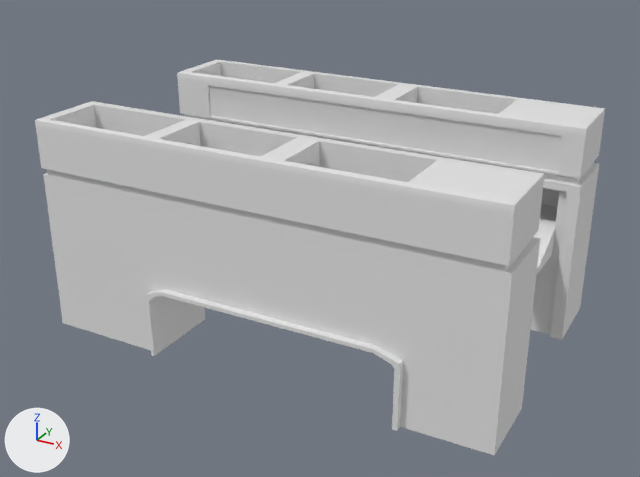
An edit to the FBX model Assets/Models/Building10.fbx, drawn before and after from the same camera.
Before and after are seen from a camera (50 mm lens) standing at (29.8, -56.3, 30.0) and looking at (-0.4, -1.4, 2.5). The lights are fixed; the arrows at lower left show +X, +Y and +Z. The first picture is the older version. Where no turn or scale is listed for an object, it has been applied to the vertices.
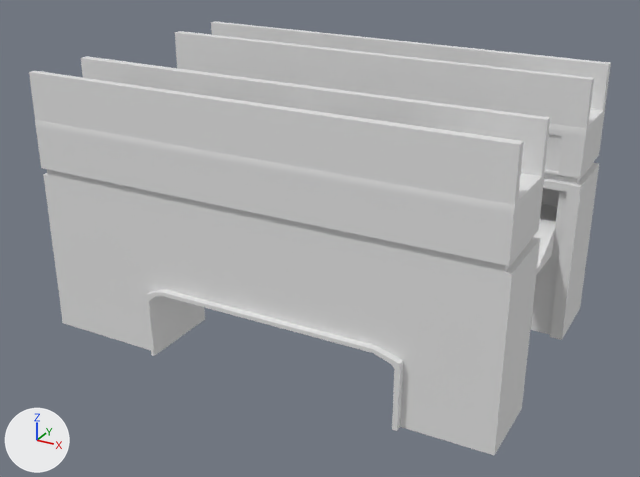
Where the change shows, as pixel boxes [x1, y1, x2, y2] in the pictures (640 x 477 px):
'Cube.216', reshaped (9% taller)
    before: [35, 59, 605, 455]
    after: [29, 22, 611, 455]
part 1 of me_cube_001, built on
    before: [36, 59, 605, 205]
    after: [29, 22, 611, 205]

What changed in the scene script:
```text
Change me_cube_001:
    used by ob_cube_216; location = (-0.02, -0.05, 0.0)
    remove me_cube_001.from_pydata(...)  # 4658 vertices, 4722 faces; spans x -18.6..17.4, y -11.8..11.7, z -4.9..12.0
    add me_cube_001.from_pydata(...)  # 4898 vertices, 4962 faces; spans x -18.6..17.4, y -11.8..11.7, z -4.9..15.5
    me_cube_001 part 1
    116 faces are deleted
    225 new vertices lie (0.0, 0.0, 3.5) away from vertices in x -18.4..17.3, y -11.6..11.4, z 12.0
    8 new vertices lie (0.0, 0.1, 3.5) away from vertices in x -15.3..17.2, y -11.4..-5.4, z 12.0
    7 new vertices lie (0.0, -0.1, 3.5) away from vertices in x -9.2..12.7, y 6.1..10.9, z 12.0
    356 new faces join them
```
